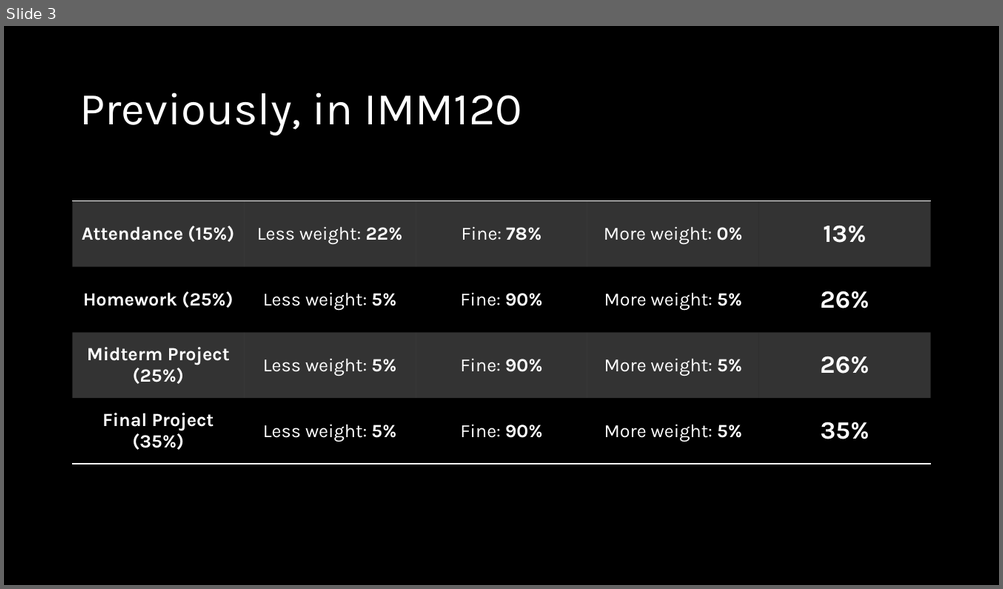
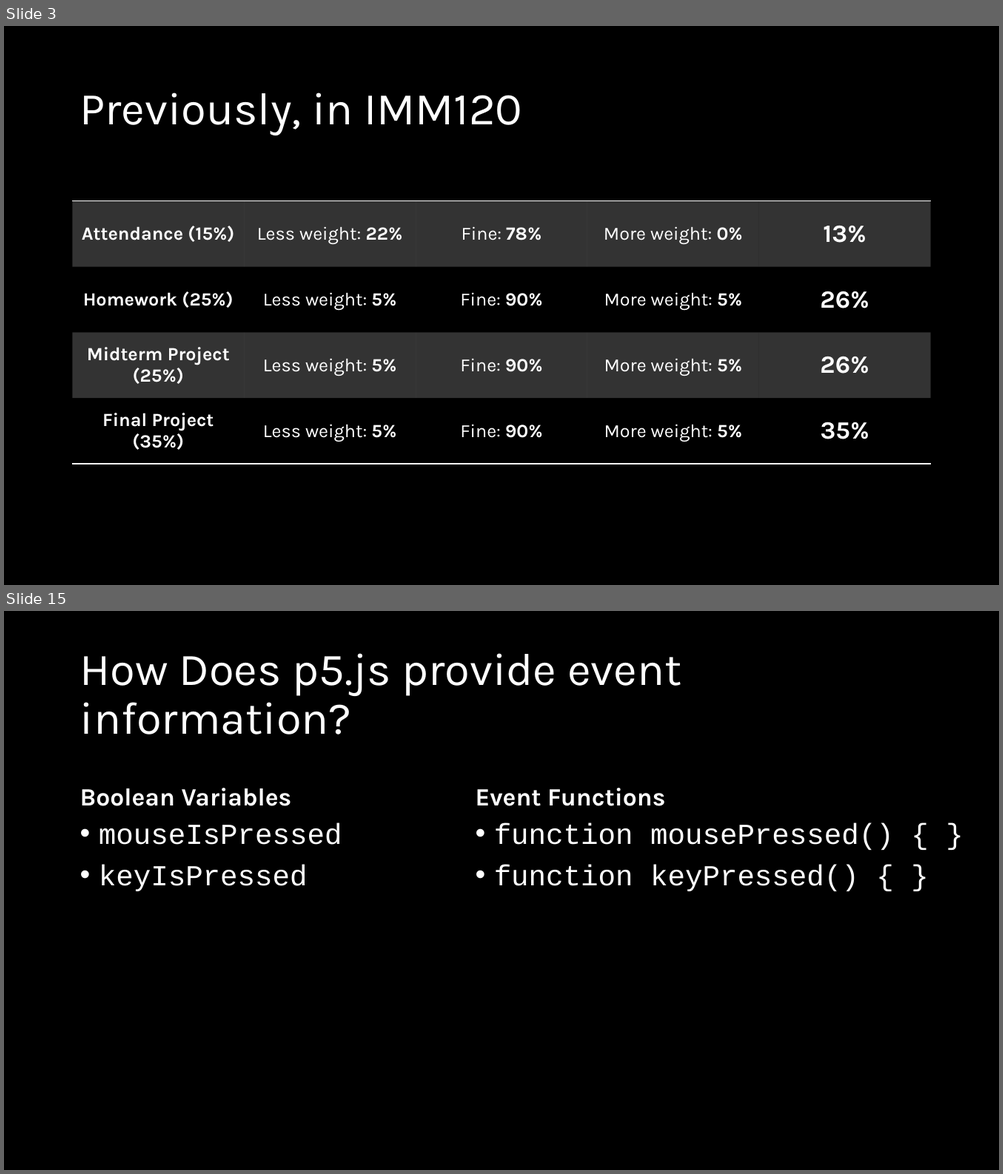
Before and after one commit to crhallberg/IMM120, a slide deck: Presentations/Sept 11 - Class 2.pptx. Shown one above the other, each under a label of ours: slide 3 before the commit, slides 3 and 15 after it; the slides between them are not shown. The pictures are 1003x589 and 1003x1174 pixels, drawn with LibreOffice and Linux fonts; fonts in the diff are those of the drawing. Boxes give left, top, right and bottom in pixels: in the first picture for what was removed or moved away, otherwise in the second. Text is boxed around its words. In the diff, an @@ line names an element or a change of style, - is before the commit and + after.

```diff
--- a/Presentations/Sept 11 - Class 2.pptx
+++ b/Presentations/Sept 11 - Class 2.pptx
@@ slide 15 added at [4, 611, 999, 1170], background #000000 @@
@@ title added at [80, 653, 681, 735], 44 pt, text #FFFFFF @@
+How Does p5.js provide event information?
@@ text added at [80, 788, 292, 806], 24 pt, text #FFFFFF, bold @@
+Boolean Variables
@@ text added at [475, 788, 665, 806], 24 pt, text #FFFFFF, bold @@
+Event Functions
@@ text added at [99, 823, 342, 891], 28 pt, text #FFFFFF @@
+• mouseIsPressed
+• keyIsPressed
@@ text added at [494, 823, 893, 891], 28 pt, text #FFFFFF @@
+• function mousePressed() { }
+• function keyPressed() { }
```
Also in this commit, not shown: 13 other slides added, 3 other files.
